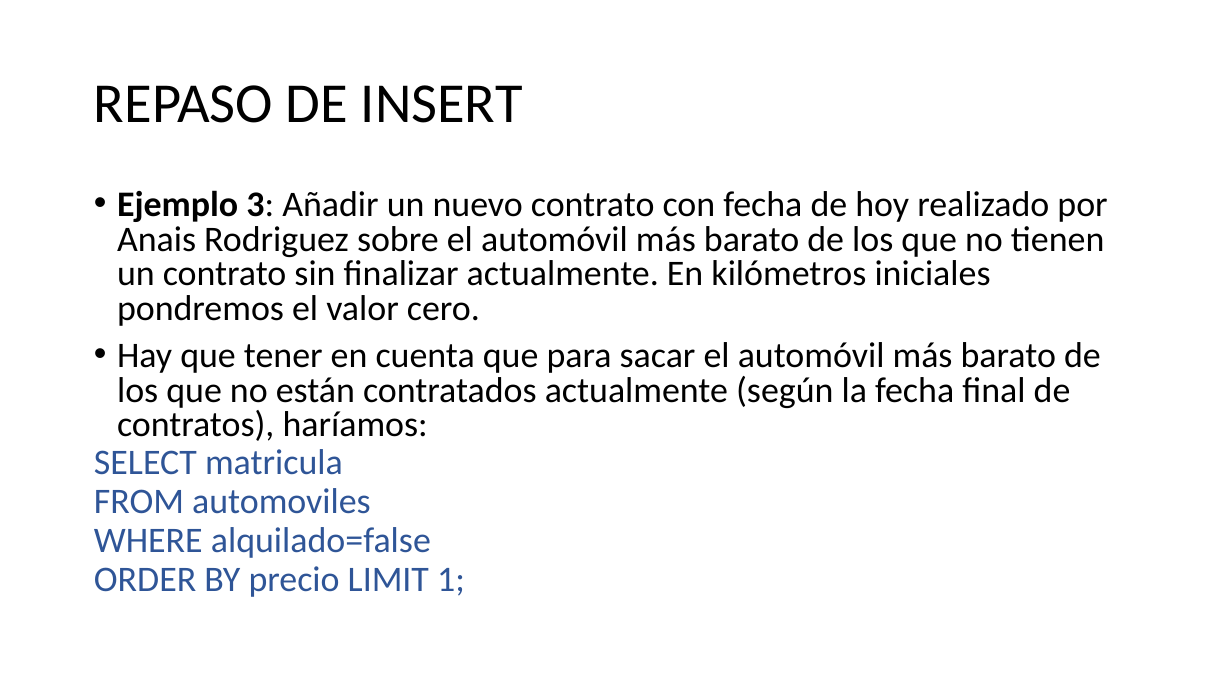
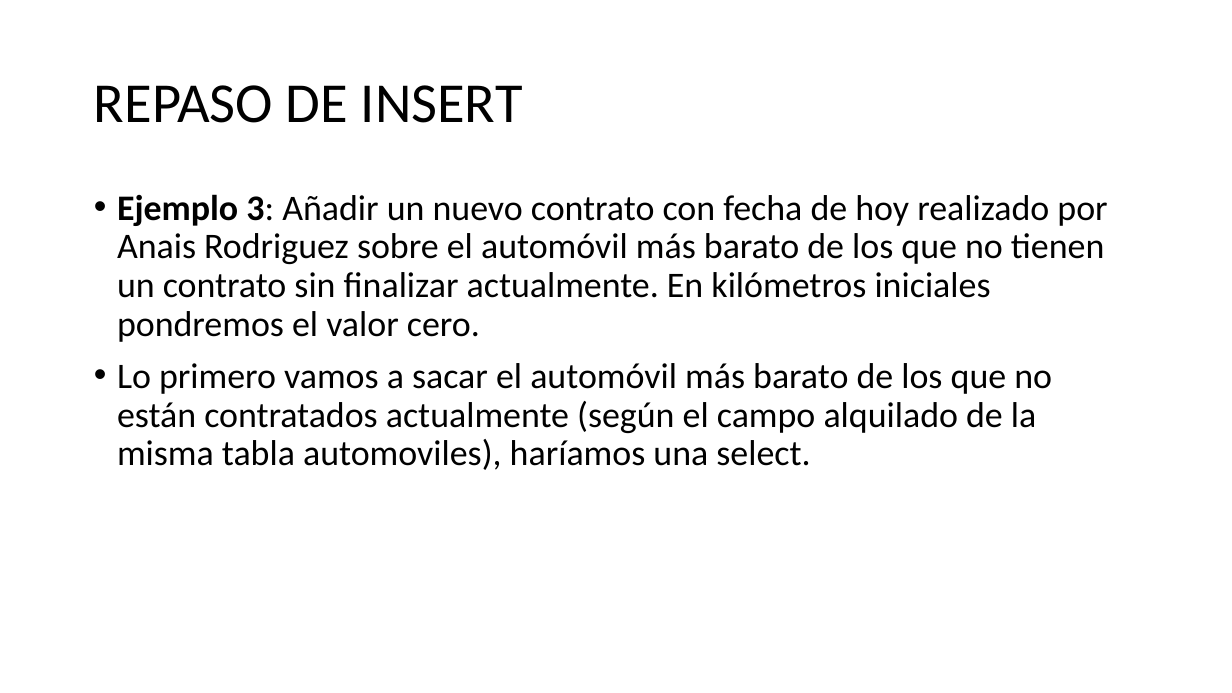
Before and after one commit to NuriaCelis/GestionBasesDatos2223, a slide deck: slide 16 of Tema5/REPASO DEL TEMA.pptx (slide 14 before the commit). Drawn at 1232x693 pixels with LibreOffice and Linux fonts; fonts in the diff are those of the drawing. Boxes give left, top, right and bottom in pixels: in the first picture for what was removed or moved away, otherwise in the second. Text is boxed around its words. In the diff, an @@ line names an element or a change of style, - is before the commit and + after.

```diff
--- a/Tema5/REPASO DEL TEMA.pptx
+++ b/Tema5/REPASO DEL TEMA.pptx
@@ text at (117,194,1107,342): line spacing 0.8 to 0.9 @@
@@ text at (117,363,1052,470): text changed @@
-• Hay que tener en cuenta que para sacar el automóvil más barato de los que no están contratados actualmente (según la fecha final de contratos), haríamos:
-SELECT matricula
-FROM automoviles
-WHERE alquilado=false
-ORDER BY precio LIMIT 1;
+• Lo primero vamos a sacar el automóvil más barato de los que no están contratados actualmente (según el campo alquilado de la misma tabla automoviles), haríamos una select.
```
Also in this commit, not shown: 22 other slides changed, 11 slides added, 2 other files.
